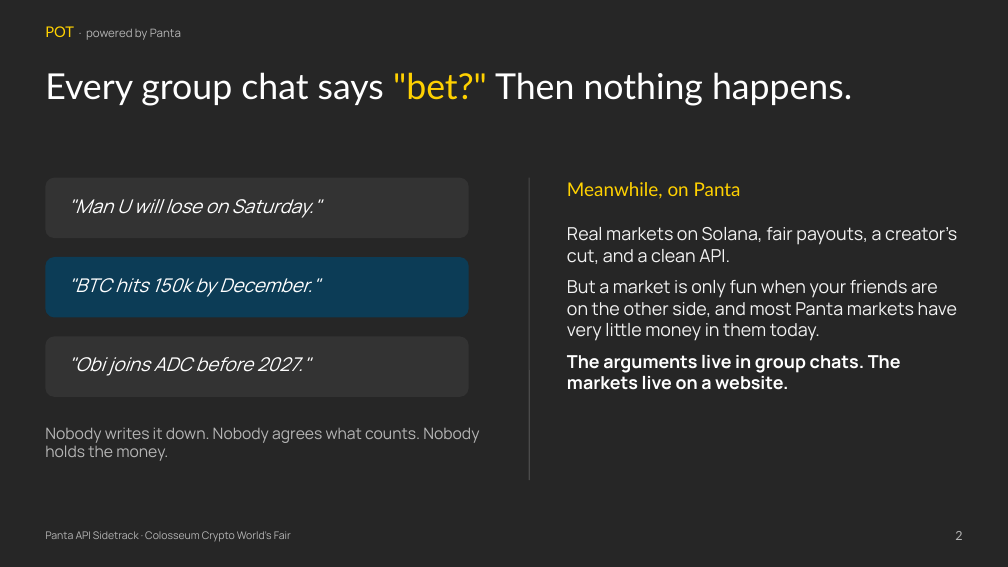
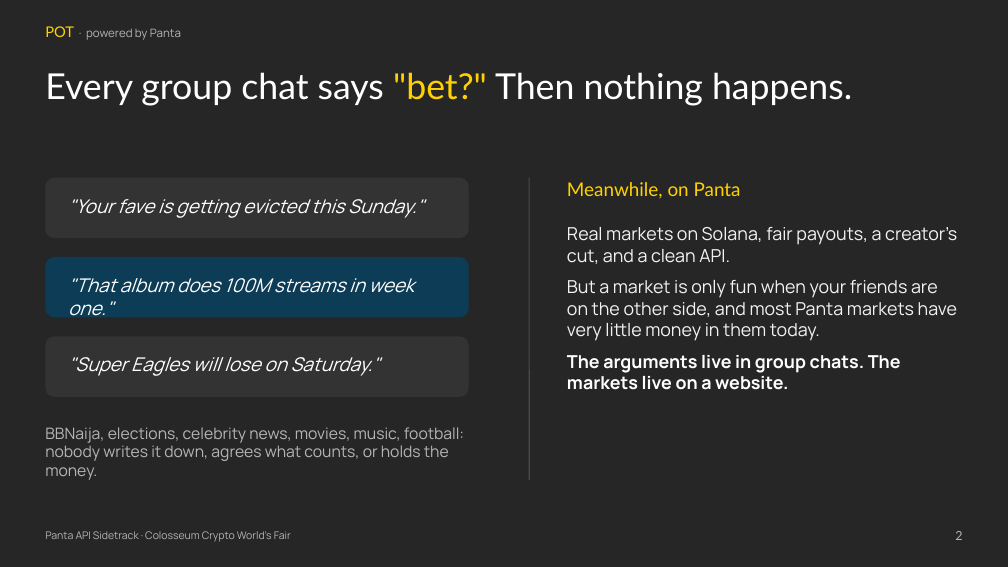
Before and after one commit to Baheet18/pot, a slide deck: slide 2 of submission/pot-pitch-deck.pptx. Drawn at 1008x567 pixels with LibreOffice and Linux fonts; fonts in the diff are those of the drawing. Boxes give left, top, right and bottom in pixels: in the first picture for what was removed or moved away, otherwise in the second. Text is boxed around its words. In the diff, an @@ line names an element or a change of style, - is before the commit and + after.

```diff
--- a/submission/pot-pitch-deck.pptx
+++ b/submission/pot-pitch-deck.pptx
@@ text at <box>68,199,424,218</box>: text changed @@
-"Man U will lose on Saturday."
+"Your fave is getting evicted this Sunday."
@@ text at <box>68,278,415,321</box>: text changed @@
-"BTC hits 150k by December."
+"That album does 100M streams in week one."
@@ text at <box>68,357,380,376</box>: text changed @@
-"Obi joins ADC before 2027."
+"Super Eagles will lose on Saturday."
@@ text at <box>45,427,464,480</box>: text changed @@
-Nobody writes it down. Nobody agrees what counts. Nobody holds the money.
+BBNaija, elections, celebrity news, movies, music, football: nobody writes it down, agrees what counts, or holds the money.
```
Also in this commit, not shown: 4 other slides changed, 8 other files.
